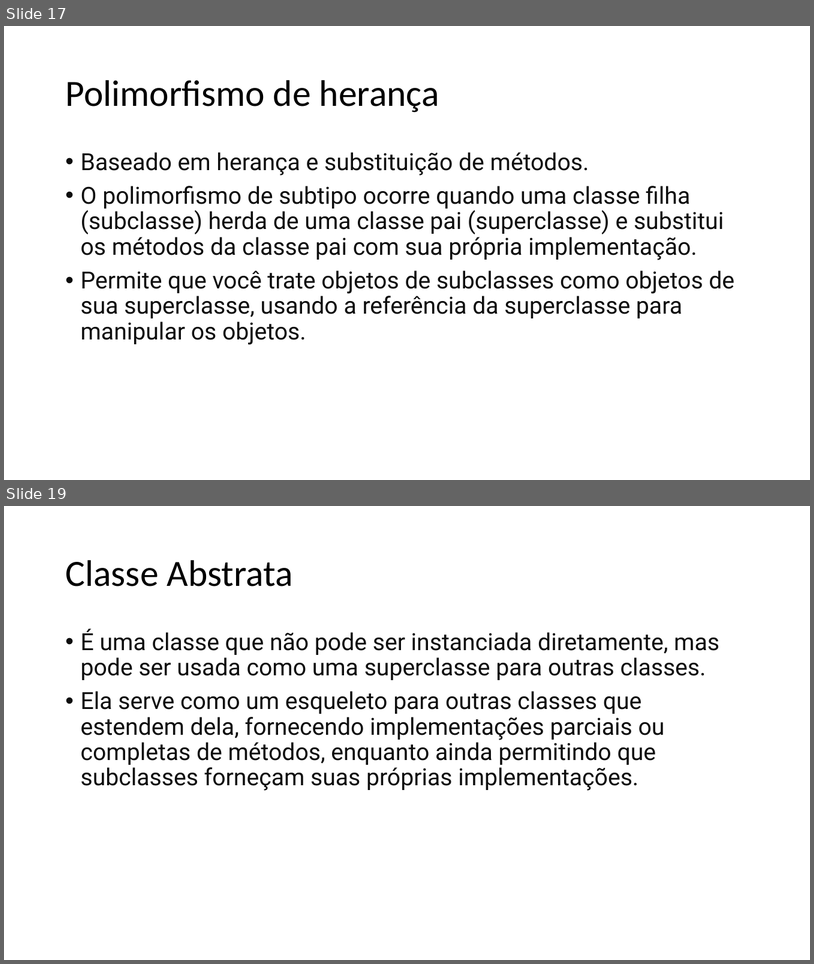
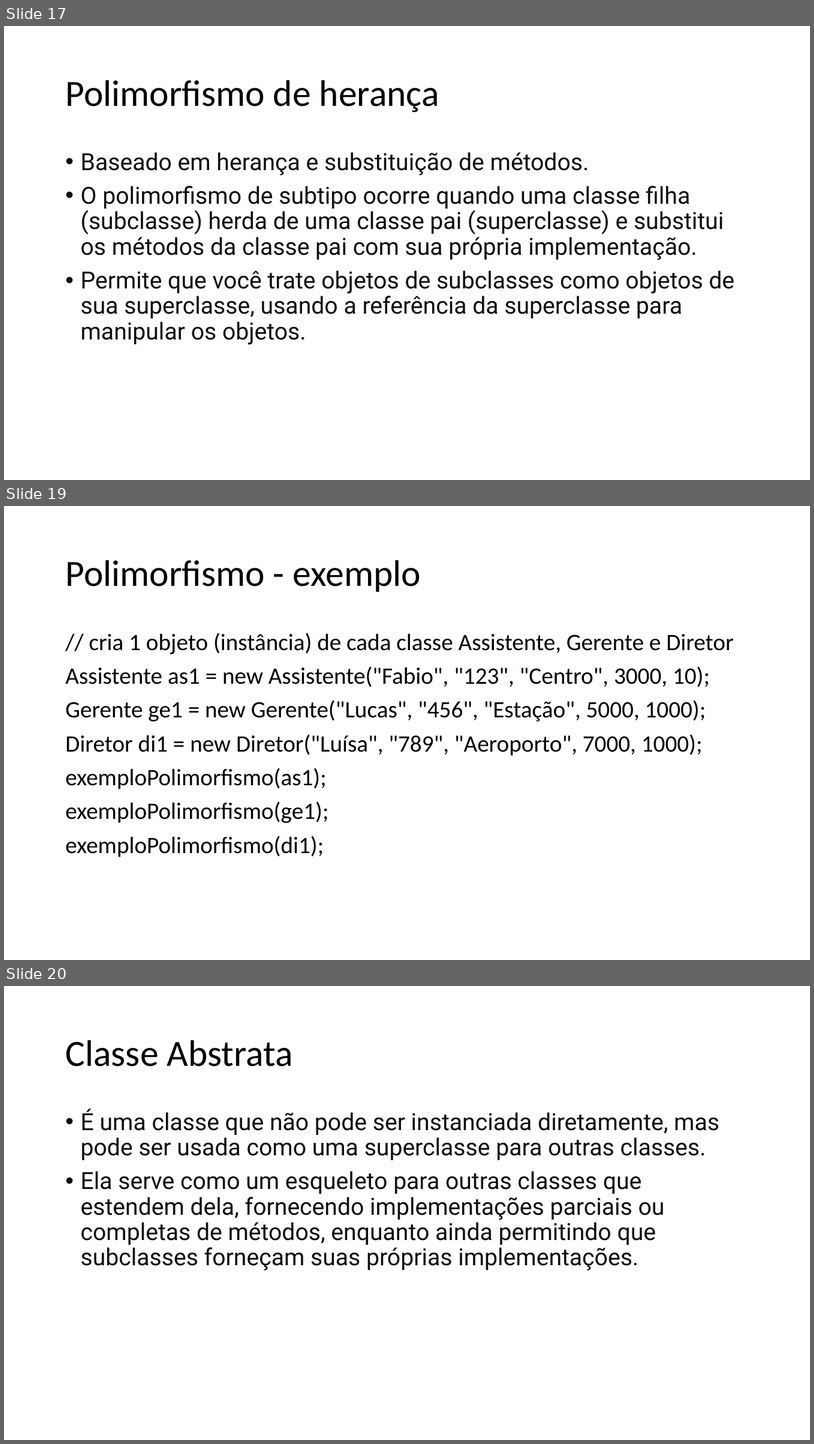
Before and after one commit to dfpires/poo-20251d, a slide deck: material de estudo/Herança.pptx. Shown one above the other, each under a label of ours: slides 17 and 19 before the commit, slides 17, 19 and 20 after it; the slides between them are not shown. The pictures are 814x964 and 814x1444 pixels, drawn with LibreOffice and Linux fonts; fonts in the diff are those of the drawing. Boxes give left, top, right and bottom in pixels: in the first picture for what was removed or moved away, otherwise in the second. Text is boxed around its words. In the diff, an @@ line names an element or a change of style, - is before the commit and + after.

Commit message:
Polimorfismo

```diff
--- a/material de estudo/Herança.pptx
+++ b/material de estudo/Herança.pptx
@@ slide 19 added at (x1=4, y1=506, x2=810, y2=960), background #FFFFFF @@
@@ title added at (x1=65, y1=560, x2=421, y2=592), 44 pt, text #000000 @@
+Polimorfismo - exemplo
@@ text added at (x1=65, y1=633, x2=734, y2=857), 28 pt, text #000000 @@
+// cria 1 objeto (instância) de cada classe Assistente, Gerente e Diretor
+Assistente as1 = new Assistente("Fabio", "123", "Centro", 3000, 10);
+Gerente ge1 = new Gerente("Lucas", "456", "Estação", 5000, 1000);
+Diretor di1 = new Diretor("Luísa", "789", "Aeroporto", 7000, 1000);
+exemploPolimorfismo(as1);
+exemploPolimorfismo(ge1);
+exemploPolimorfismo(di1);
@@ what was slide 19 is now slide 20 @@
```
Also in this commit, not shown: 3 slides changed, 1 other slide added, 3 other files.
